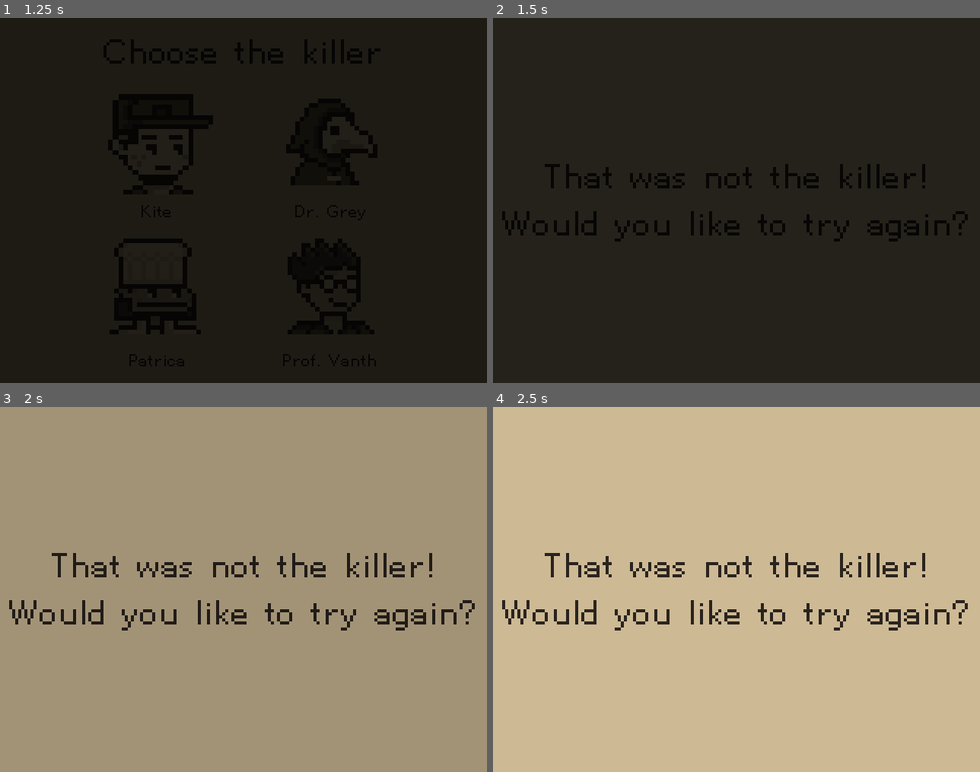
Above: before the commit, frames 1-4 (two rows, left to right).
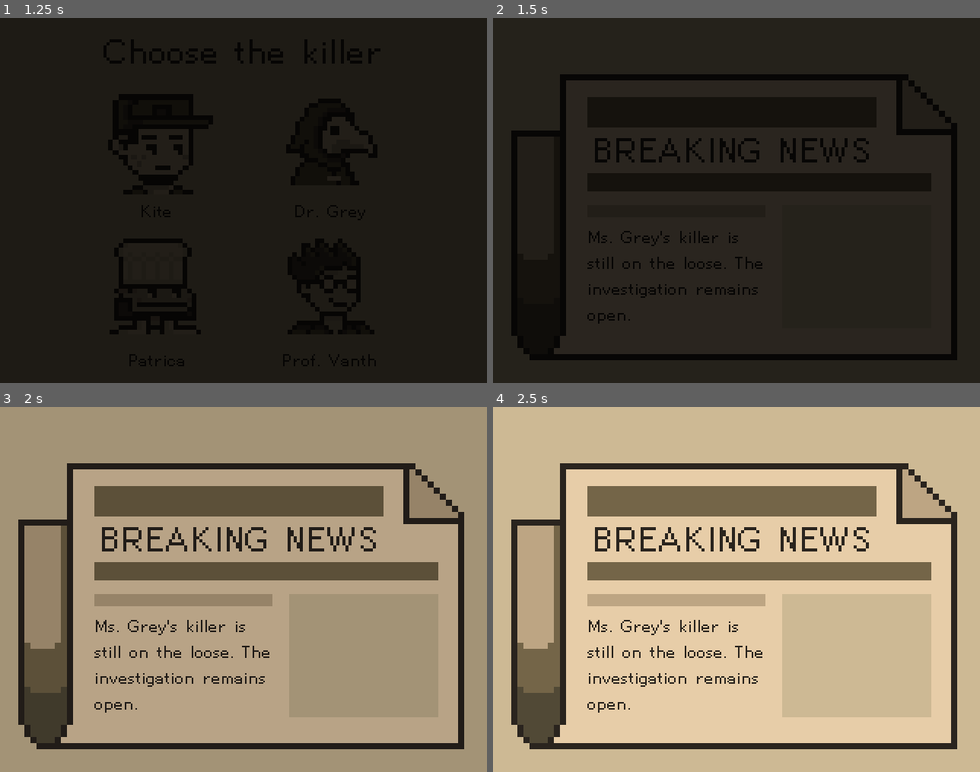
Above: after the commit, the same moments.

Repository: hkattt/game-off-2024
Game: Godot game, scene res://scenes/screens/accusation.tscn
The game is run twice, just before and just after one commit, with the same random seed, the same clock (stepped at 60 frames per second) and the same inputs. This scene is started directly instead of the project's main scene. Sound files missing from this copy of the repository are replaced by a short silence.
Inputs (mouse positions are in pixels of both pictures, inside the frame that each line leads up to):
- Up to frame 1 (1.25 s): click (155, 134) at 0.5 s
- Up to frame 2 (1.5 s): tap Enter (ui_accept) at 1.25 s; hold Right (ui_right) from 1.28 s (still down)
- Up to frame 3 (2 s): keep holding Right (ui_right); tap Enter (ui_accept) at 1.52 s
- Up to frame 4 (2.5 s): keep holding Right (ui_right); tap Enter (ui_accept) at 2.27 s

Frame 1 is identical in both runs. In frame 2, 9.4% of the frame differs, in the area x 1-98%, y 15-94%; in frame 3, 20%; in frame 4, 55%.

Commit message:
Added newspaper end scene

Diff:
--- a/game-off-2024/scenes/minigames/computer_scientist/computer_scientist.tscn
+++ b/game-off-2024/scenes/minigames/computer_scientist/computer_scientist.tscn
@@ -3,4 +3,5 @@
 [ext_resource type="Texture2D" uid="uid://bbnd1yovc3guw" path="res://assets/minigames/computer-scientist/computer-scientist.png" id="2_13xid"]
 
 [node name="ComputerScientist" type="Sprite2D"]
+texture_filter = 1
 texture = ExtResource("2_13xid")
--- a/game-off-2024/scenes/minigames/doctor/doctor.tscn
+++ b/game-off-2024/scenes/minigames/doctor/doctor.tscn
@@ -3,4 +3,5 @@
 [ext_resource type="Texture2D" uid="uid://bw4mdwexlhw3q" path="res://assets/minigames/doctor/doctor.png" id="1_78vjn"]
 
 [node name="Doctor" type="Sprite2D"]
+texture_filter = 1
 texture = ExtResource("1_78vjn")
--- a/game-off-2024/scenes/screens/lose.tscn
+++ b/game-off-2024/scenes/screens/lose.tscn
@@ -1,29 +1,38 @@
-[gd_scene load_steps=2 format=3 uid="uid://bidmb6514rcp5"]
+[gd_scene load_steps=3 format=3 uid="uid://cgaxipt6q2sph"]
 
+[ext_resource type="Texture2D" uid="uid://y8b50lq2kmdm" path="res://assets/newspaper.png.png" id="1_y6rim"]
 [ext_resource type="FontFile" uid="uid://dq4pyxfiswi2f" path="res://assets/font/HelvetiPixel.ttf" id="2_l1ksb"]
 
 [node name="Lose" type="Node2D"]
 
-[node name="MarginContainer" type="MarginContainer" parent="."]
-offset_right = 320.0
-offset_bottom = 240.0
-theme_override_constants/margin_left = 5
-theme_override_constants/margin_top = 5
-theme_override_constants/margin_right = 5
-theme_override_constants/margin_bottom = 5
+[node name="Newspaper" type="Sprite2D" parent="."]
+texture_filter = 1
+position = Vector2(160, 121)
+texture = ExtResource("1_y6rim")
 
-[node name="VBoxContainer" type="VBoxContainer" parent="MarginContainer"]
-layout_mode = 2
-size_flags_vertical = 4
-theme_override_constants/separation = 50
-
-[node name="LoseMessage" type="Label" parent="MarginContainer/VBoxContainer"]
+[node name="BreakingNews" type="Label" parent="."]
 texture_filter = 3
 custom_minimum_size = Vector2(50, 50)
-layout_mode = 2
+offset_left = 61.0
+offset_top = 73.0
+offset_right = 253.0
+offset_bottom = 123.0
 theme_override_colors/font_color = Color(0.164706, 0.141176, 0.117647, 1)
 theme_override_fonts/font = ExtResource("2_l1ksb")
 theme_override_font_sizes/font_size = 32
-text = "That was not the killer! Would you like to try again?"
+text = "BREAKING NEWS"
 horizontal_alignment = 1
 autowrap_mode = 3
+
+[node name="Description" type="Label" parent="."]
+texture_filter = 3
+custom_minimum_size = Vector2(50, 50)
+offset_left = 62.0
+offset_top = 137.0
+offset_right = 186.0
+offset_bottom = 219.0
+theme_override_colors/font_color = Color(0.164706, 0.141176, 0.117647, 1)
+theme_override_fonts/font = ExtResource("2_l1ksb")
+theme_override_font_sizes/font_size = 16
+text = "Ms. Grey's killer is still on the loose. The investigation remains open. "
+autowrap_mode = 3
--- a/game-off-2024/scenes/screens/victory.tscn
+++ b/game-off-2024/scenes/screens/victory.tscn
@@ -1,29 +1,43 @@
-[gd_scene load_steps=2 format=3 uid="uid://cy2wlk25kk4wf"]
+[gd_scene load_steps=4 format=3 uid="uid://cy2wlk25kk4wf"]
 
+[ext_resource type="Texture2D" uid="uid://y8b50lq2kmdm" path="res://assets/newspaper.png.png" id="2_mo5pc"]
 [ext_resource type="FontFile" uid="uid://dq4pyxfiswi2f" path="res://assets/font/HelvetiPixel.ttf" id="2_nvc7u"]
+[ext_resource type="PackedScene" uid="uid://clj2cx15h7sq" path="res://scenes/minigames/doctor/doctor.tscn" id="3_boxpp"]
 
 [node name="Victory" type="Node2D"]
 
-[node name="MarginContainer" type="MarginContainer" parent="."]
-offset_right = 320.0
-offset_bottom = 240.0
-theme_override_constants/margin_left = 5
-theme_override_constants/margin_top = 5
-theme_override_constants/margin_right = 5
-theme_override_constants/margin_bottom = 5
+[node name="Newspaper" type="Sprite2D" parent="."]
+texture_filter = 1
+position = Vector2(160, 121)
+texture = ExtResource("2_mo5pc")
 
-[node name="VBoxContainer" type="VBoxContainer" parent="MarginContainer"]
-layout_mode = 2
-size_flags_vertical = 4
-theme_override_constants/separation = 50
-
-[node name="Congratulations" type="Label" parent="MarginContainer/VBoxContainer"]
+[node name="BreakingNews" type="Label" parent="."]
 texture_filter = 3
 custom_minimum_size = Vector2(50, 50)
-layout_mode = 2
+offset_left = 61.0
+offset_top = 73.0
+offset_right = 253.0
+offset_bottom = 123.0
 theme_override_colors/font_color = Color(0.164706, 0.141176, 0.117647, 1)
 theme_override_fonts/font = ExtResource("2_nvc7u")
 theme_override_font_sizes/font_size = 32
-text = "Congratulations! You identified the killer. "
+text = "BREAKING NEWS"
 horizontal_alignment = 1
 autowrap_mode = 3
+
+[node name="Description" type="Label" parent="."]
+texture_filter = 3
+custom_minimum_size = Vector2(50, 50)
+offset_left = 62.0
+offset_top = 137.0
+offset_right = 186.0
+offset_bottom = 219.0
+theme_override_colors/font_color = Color(0.164706, 0.141176, 0.117647, 1)
+theme_override_fonts/font = ExtResource("2_nvc7u")
+theme_override_font_sizes/font_size = 16
+text = "Dr. Grey was found guilty of poisoning his wife in a jealous rage following an affair."
+autowrap_mode = 3
+
+[node name="Doctor" parent="." instance=ExtResource("3_boxpp")]
+position = Vector2(239, 165)
+scale = Vector2(1.21875, 1.21875)
Binary file added: game-off-2024/assets/newspaper.png.png
Not shown, added: game-off-2024/assets/newspaper.png.png.import
